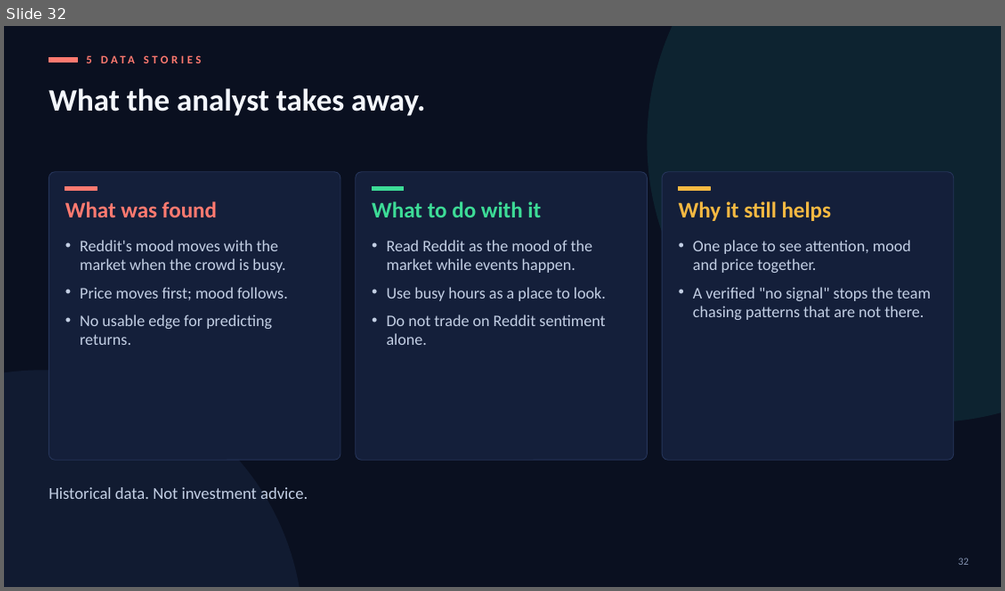
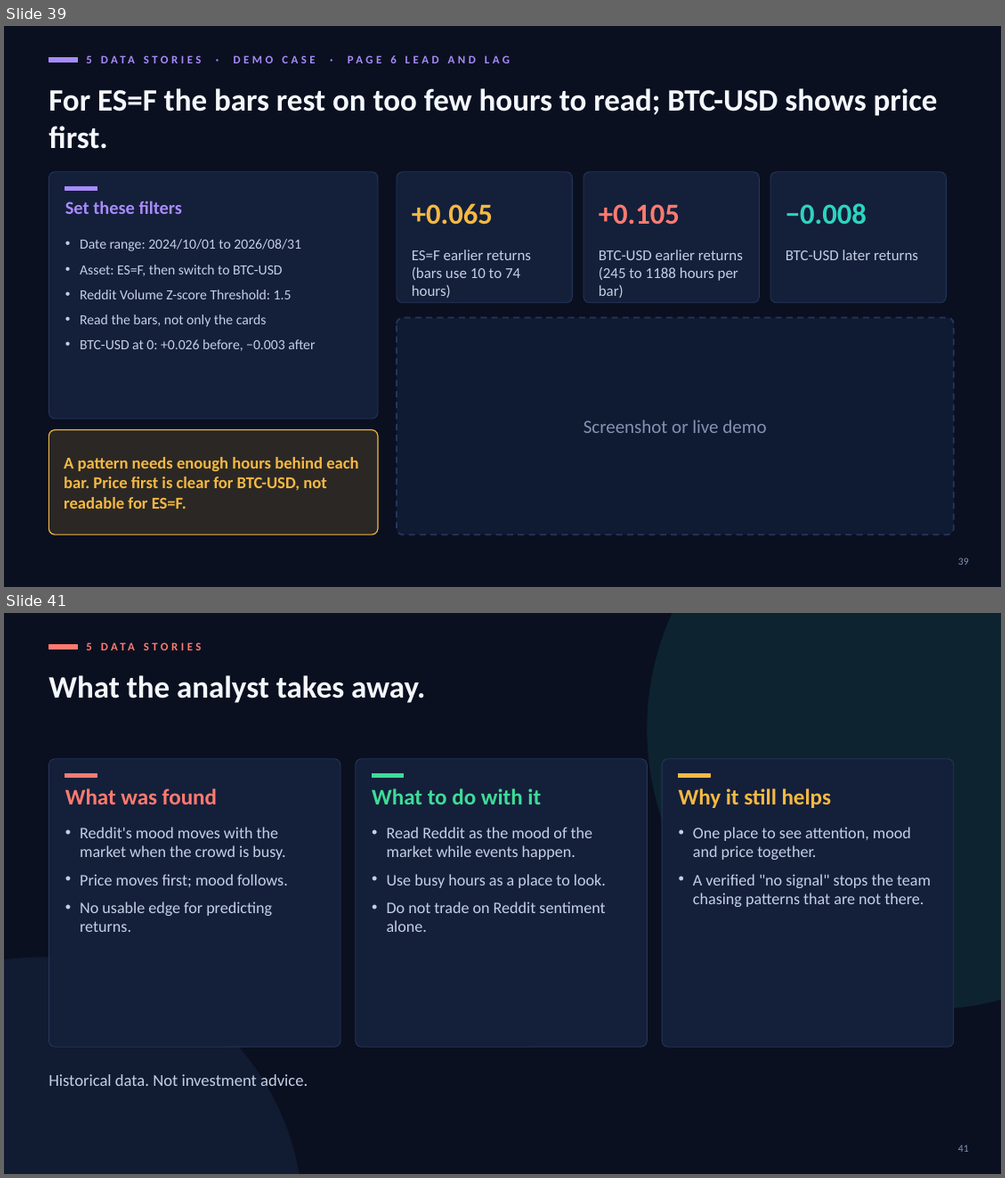
Before and after one commit to cat-arm/reddit-sentiment-market-warehouse-is, a slide deck: docs/presentation/defence_deck_en_v5.pptx. Shown one above the other, each under a label of ours: slide 32 before the commit, slides 39 and 41 after it; the slides between them are not shown. The pictures are 1005x591 and 1005x1178 pixels, drawn with LibreOffice and Linux fonts; fonts in the diff are those of the drawing. Boxes give left, top, right and bottom in pixels: in the first picture for what was removed or moved away, otherwise in the second. Text is boxed around its words. In the diff, an @@ line names an element or a change of style, - is before the commit and + after.

```diff
--- a/docs/presentation/defence_deck_en_v5.pptx
+++ b/docs/presentation/defence_deck_en_v5.pptx
@@ slide 39 added at (4, 26, 1001, 587), background #0A1020 @@
@@ rectangle added at (48, 57, 77, 62), fill #A78BFA, outline #A78BFA 1 pt @@
@@ text added at (86, 55, 396, 63), 11 pt, text #A78BFA, bold @@
+5 DATA STORIES · DEMO CASE · PAGE 6 LEAD AND LAG
@@ text added at (48, 88, 938, 149), 30 pt, text #F4F7FC, bold @@
+For ES=F the bars rest on too few hours to read; BTC-USD shows price first.
@@ rounded rectangle added at (48, 172, 378, 418), fill #141F3A, outline #26355A 0.75 pt @@
@@ rounded rectangle added at (396, 172, 573, 303), fill #141F3A, outline #26355A 0.75 pt @@
@@ rounded rectangle added at (583, 172, 760, 303), fill #141F3A, outline #26355A 0.75 pt @@
@@ rounded rectangle added at (770, 172, 947, 303), fill #141F3A, outline #26355A 0.75 pt @@
@@ rectangle added at (65, 187, 97, 191), fill #A78BFA, outline #A78BFA 1 pt @@
@@ text added at (65, 200, 183, 214), 17.5 pt, text #A78BFA, bold @@
+Set these filters
@@ text added at (412, 203, 493, 224), 28 pt, text #F5B942, bold @@
++0.065
@@ text added at (599, 204, 680, 224), 28 pt, text #FF7A70, bold @@
++0.105
@@ text added at (785, 203, 866, 224), 28 pt, text #2DD4BF, bold @@
+−0.008
@@ text added at (80, 239, 315, 351), 13.5 pt, text #C3CFE4 @@
+• Date range: 2024/10/01 to 2026/08/31
+• Asset: ES=F, then switch to BTC-USD
+• Reddit Volume Z-score Threshold: 1.5
+• Read the bars, not only the cards
+• BTC-USD at 0: +0.026 before, −0.003 after
@@ text added at (412, 249, 531, 297), 14.5 pt, text #C3CFE4 @@
+ES=F earlier returns (bars use 10 to 74 hours)
@@ text added at (599, 249, 743, 297), 14.5 pt, text #C3CFE4 @@
+BTC-USD earlier returns (245 to 1188 hours per bar)
@@ text added at (785, 249, 918, 260), 14.5 pt, text #C3CFE4 @@
+BTC-USD later returns
@@ rounded rectangle added at (396, 318, 954, 534), fill #0F1A33, outline #26355A 1.5 pt dashed @@
@@ text added at (583, 419, 766, 433), 18 pt, text #8392B0 @@
+Screenshot or live demo
@@ rounded rectangle added at (48, 430, 378, 534), fill #F5B942 at 14% opacity, outline #F5B942 1 pt @@
@@ text added at (64, 457, 358, 508), 16 pt, text #F5B942, bold @@
+A pattern needs enough hours behind each bar. Price first is clear for BTC-USD, not readable for ES=F.
@@ page number added at (958, 557, 969, 564), 10 pt, text #8392B0 @@
+39
@@ what was slide 32 is now slide 41 @@
@@ page number at (958, 1144, 969, 1151): text changed @@
-32
+41
```
Also in this commit, not shown: 1 slide changed, 8 other slides added, 9 other files.
